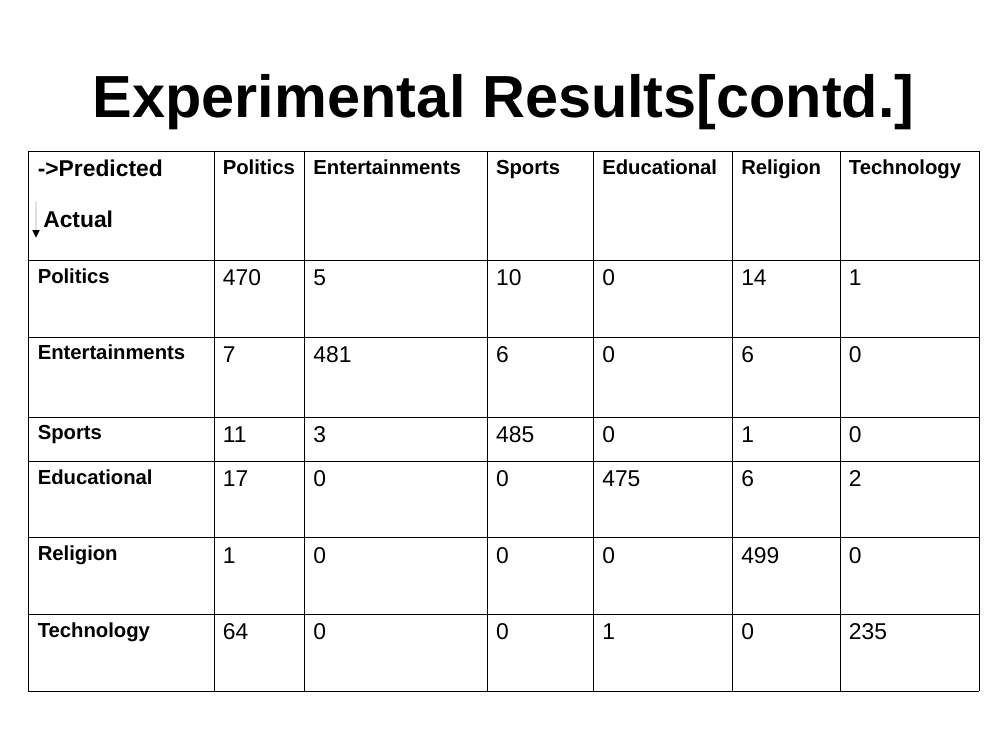
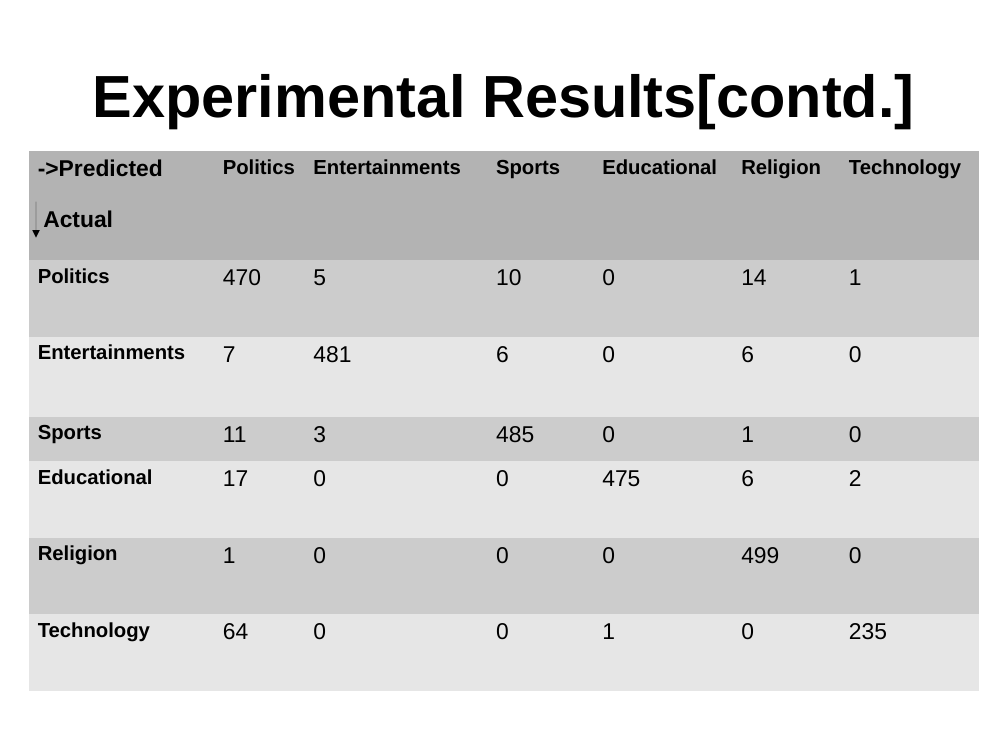
Before and after one commit to niyasc/Webpage-classification-Minor-Project, a slide deck: slide 17 of presentation.odp. Drawn at 1008x756 pixels with LibreOffice and Linux fonts; fonts in the diff are those of the drawing. Boxes give left, top, right and bottom in pixels: in the first picture for what was removed or moved away, otherwise in the second. Text is boxed around its words. In the diff, an @@ line names an element or a change of style, - is before the commit and + after.

```diff
--- a/presentation.odp
+++ b/presentation.odp
@@ table at <box>28,152,979,692</box> @@
@@ fill none to #B3B3B3 in row 1 @@
@@ fill none to #CCCCCC in 21 cells @@
@@ fill none to #E6E6E6 in 21 cells @@
@@ borders changed @@
```
Also in this commit, not shown: 3 other slides changed, 6 other files.
